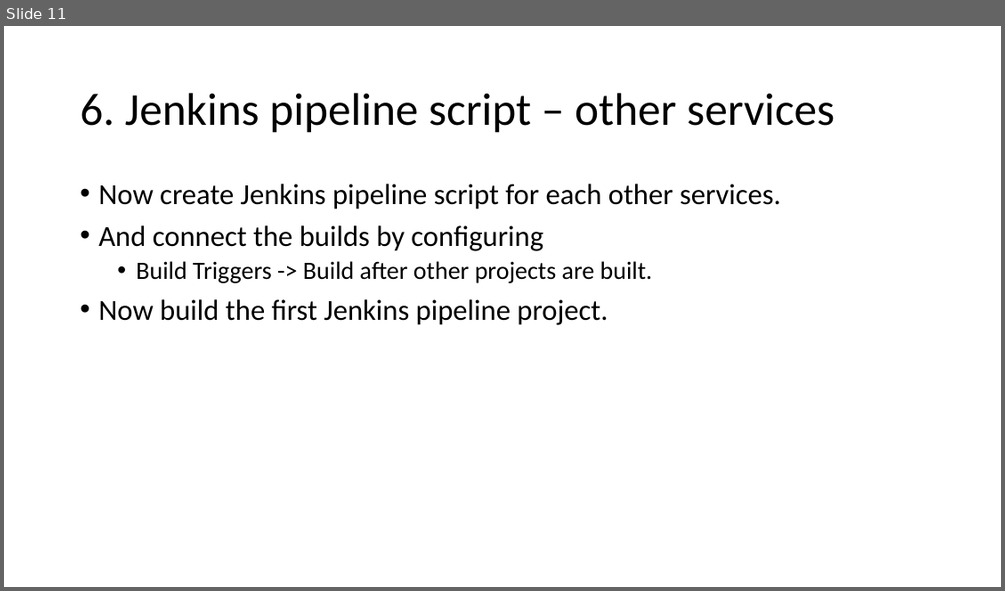
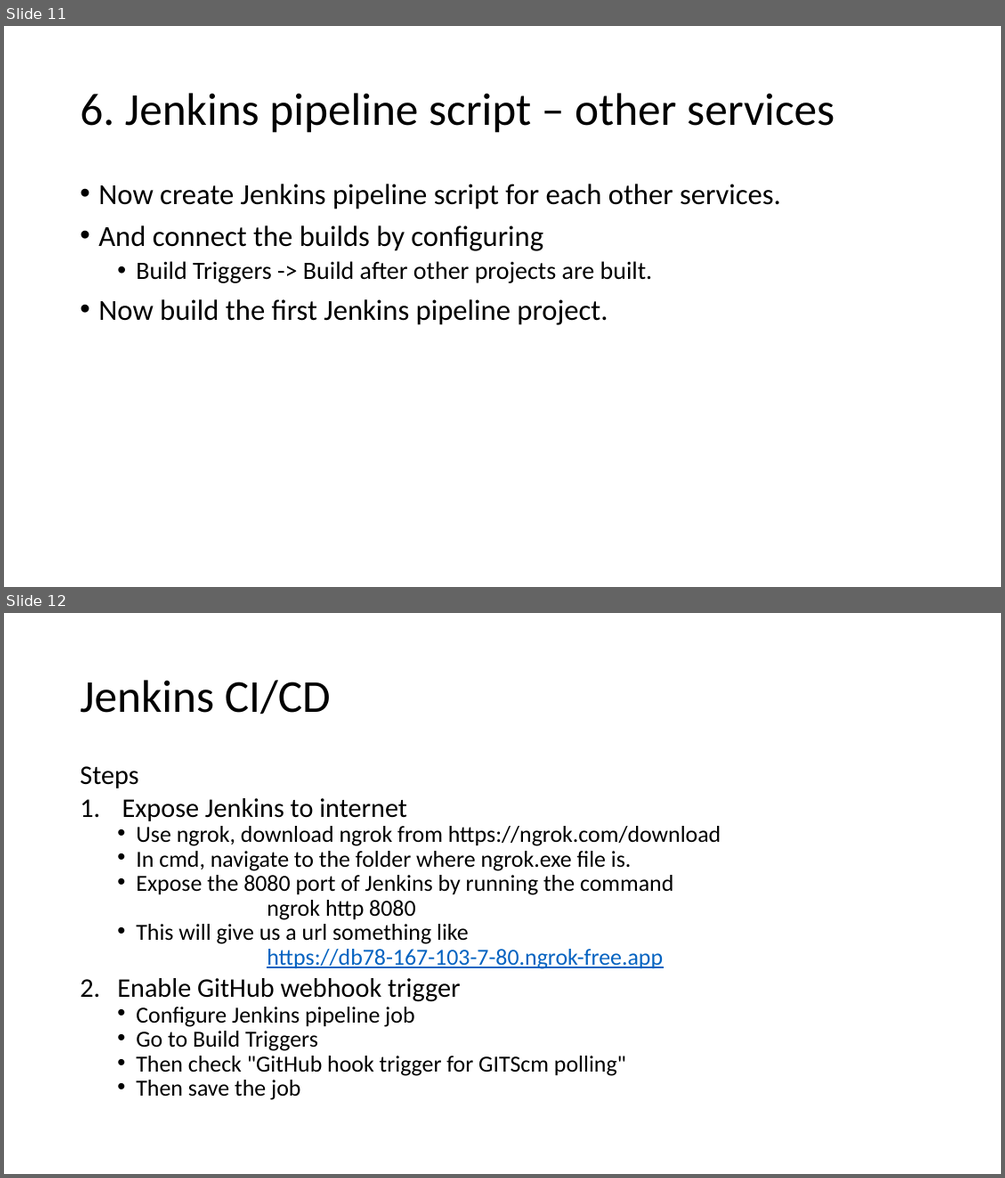
Before and after one commit to sep-2024-trivandrum/content, a slide deck: 2. Jenkins - Getting started.pptx. Shown one above the other, each under a label of ours: slide 11 before the commit, slides 11 and 12 after it. The pictures are 1005x591 and 1005x1178 pixels, drawn with LibreOffice and Linux fonts; fonts in the diff are those of the drawing. Boxes give left, top, right and bottom in pixels: in the first picture for what was removed or moved away, otherwise in the second. Text is boxed around its words. In the diff, an @@ line names an element or a change of style, - is before the commit and + after.

```diff
--- a/2. Jenkins - Getting started.pptx
+++ b/2. Jenkins - Getting started.pptx
@@ slide 12 added at (x1=4, y1=613, x2=1001, y2=1174), background #FFFFFF @@
@@ title added at (x1=80, y1=680, x2=331, y2=714), 44 pt, text #000000 @@
+Jenkins CI/CD
@@ text added at (x1=80, y1=766, x2=720, y2=1100), 22.2 pt, text #000000 @@
+Steps
+1. Expose Jenkins to internet
+  • Use ngrok, download ngrok from https://ngrok.com/download
+  • In cmd, navigate to the folder where ngrok.exe file is.
+  • Expose the 8080 port of Jenkins by running the command
+  ngrok http 8080
+  • This will give us a url something like
+  https://db78-167-103-7-80.ngrok-free.app
+2. Enable GitHub webhook trigger
+  • Configure Jenkins pipeline job
+  • Go to Build Triggers
+  • Then check "GitHub hook trigger for GITScm polling"
+  • Then save the job
```
Also in this commit, not shown: 1 other slide added.
